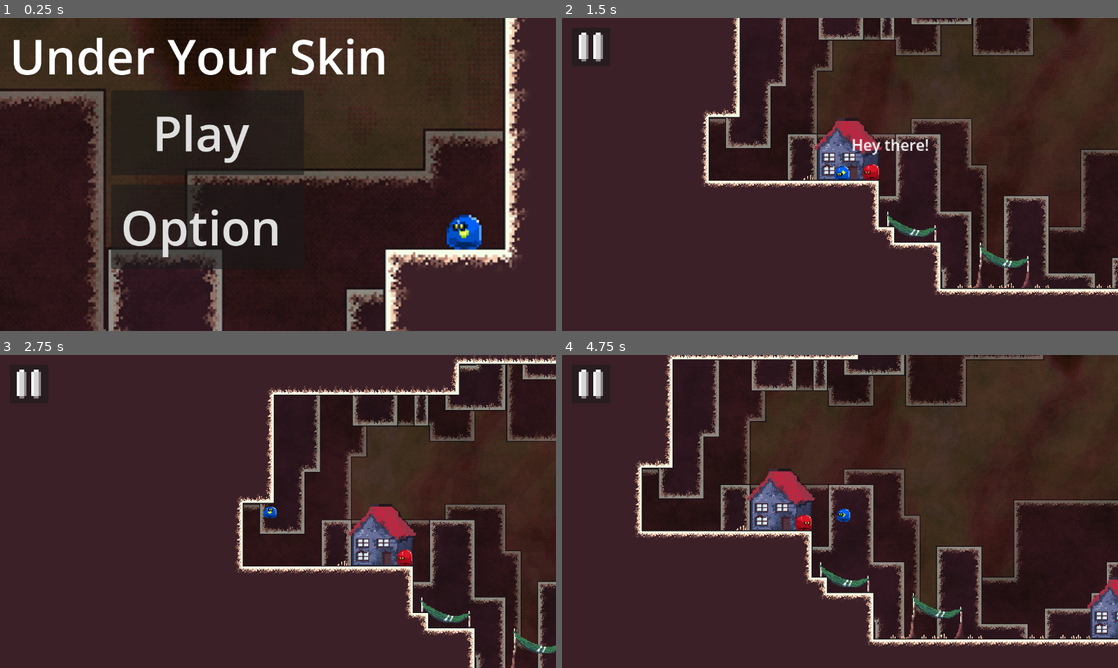
Above: before the commit, frames 1-4 (two rows, left to right).
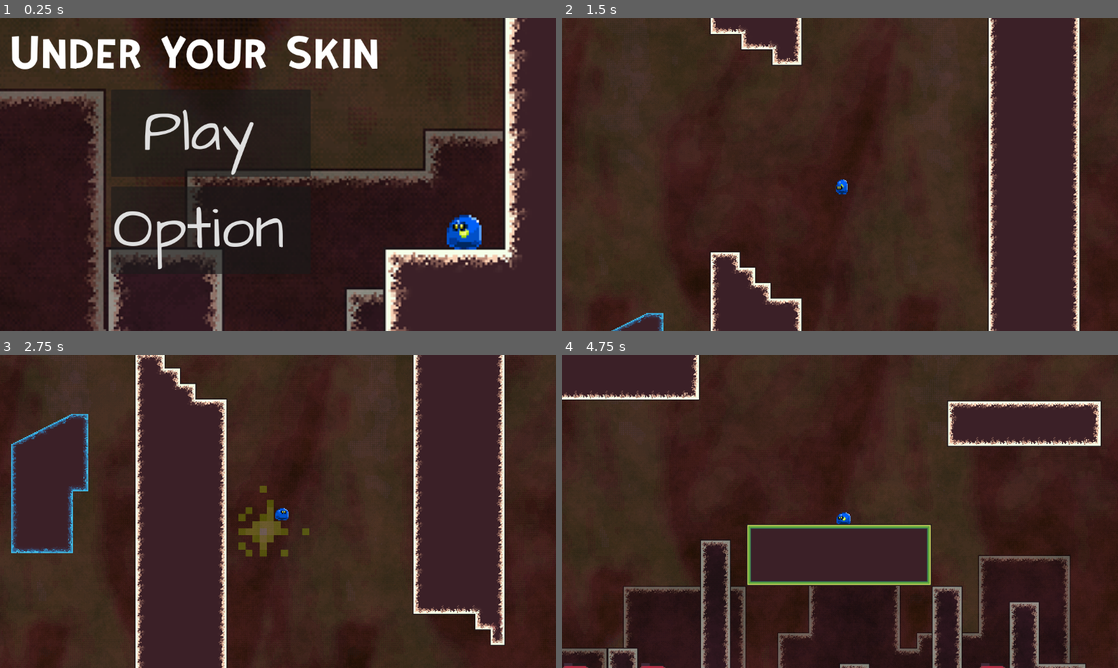
Above: after the commit, the same moments.

Repository: 2026-Hackathon/UnderYourSkin
Game: Godot game, scene res://Scenes/MainMenu.tscn
Same seed, same stepped clock (60 frames per second), same inputs: the game is played once before the commit and once after it. Before the commit the project starts from res://Scenes/tempmenu.tscn.
Inputs (mouse positions are in pixels of both pictures, inside the frame that each line leads up to):
- Up to frame 1 (0.25 s): no input
- Up to frame 2 (1.5 s): click "Play" at 0.5 s; move the mouse to (962, 158) at 1.27 s; click (962, 158) at 1.42 s
- Up to frame 3 (2.75 s): drag from (166, 527) to (250, 574) at 2.02 s
- Up to frame 4 (4.75 s): move the mouse to (895, 442) at 2.77 s; click (895, 442) at 2.92 s; drag from (812, 574) to (673, 464) at 3.52 s; move the mouse to (1006, 558) at 4.27 s; click (1006, 558) at 4.42 s

The runs differ from the first frame. In frame 1, 7.1% of the frame differs, in the area x 2-70%, y 5-82%; in frame 2, 21%; in frame 3, 20%; in frame 4, 26%, in the area x 0-100%, y 0-100%.

Commit message:
fonts + ui
fonts and back button

Diff:
--- a/under-your-skin/Scenes/tempmenu.tscn
+++ b/under-your-skin/Scenes/MainMenu.tscn
@@ -1,7 +1,12 @@
 [gd_scene format=3 uid="uid://fivajboqxxo7"]
 
-[ext_resource type="Script" uid="uid://d5svlyrqymyl" path="res://Scripts/tempmenu.gd" id="1_j1yrb"]
-[ext_resource type="Texture2D" uid="uid://k7pek1tap2rd" path="res://Sprites/Menu/menubg playerstaringwistfully full.png" id="2_j1yrb"]
+[ext_resource type="Script" uid="uid://d5svlyrqymyl" path="res://Scripts/tempmenu.gd" id="1_8saeu"]
+[ext_resource type="Texture2D" uid="uid://k7pek1tap2rd" path="res://Sprites/Menu/menubg playerstaringwistfully full.png" id="2_ghw46"]
+[ext_resource type="FontFile" uid="uid://cixymyqw8o5em" path="res://Sprites/Fonts/KiriFont.otf" id="3_df05h"]
+[ext_resource type="FontFile" uid="uid://ctove3hqorgxy" path="res://Sprites/Fonts/ArchitectsDaughter.ttf" id="4_8um5k"]
+[ext_resource type="Texture2D" uid="uid://u1dlfds5hji6" path="res://Sprites/NPC/smallNPCbody.png" id="4_df05h"]
+[ext_resource type="Texture2D" uid="uid://bnnj8ygll7peo" path="res://Sprites/NPC/LargeNPCbody.png" id="5_8um5k"]
+[ext_resource type="Texture2D" uid="uid://clukj16ec7w5i" path="res://Sprites/Menu/BackRoundArrow.png" id="7_xim88"]
 
 [node name="Control" type="Control" unique_id=2073366076]
 layout_mode = 3
@@ -34,11 +39,12 @@
 offset_bottom = 40.0
 mouse_filter = 2
 theme_override_constants/margin_left = 20
-theme_override_constants/margin_top = 10
+theme_override_constants/margin_top = 45
 
 [node name="GameNameTxt" type="Label" parent="TitlePadding" unique_id=1955860956]
 layout_mode = 2
-theme_override_font_sizes/font_size = 100
+theme_override_fonts/font = ExtResource("3_df05h")
+theme_override_font_sizes/font_size = 70
 text = "Under Your Skin"
 
 [node name="MainMenu" type="CenterContainer" parent="." unique_id=1710377552]
@@ -51,7 +57,7 @@
 layout_mode = 2
 mouse_filter = 2
 theme_override_constants/margin_left = 230
-theme_override_constants/margin_top = 150
+theme_override_constants/margin_top = 148
 
 [node name="MainMenuList" type="VBoxContainer" parent="MainMenu/MainMenuPadding" unique_id=255515792]
 custom_minimum_size = Vector2(100, 360)
@@ -62,12 +68,14 @@
 [node name="PlayButton" type="Button" parent="MainMenu/MainMenuPadding/MainMenuList" unique_id=1151890302]
 custom_minimum_size = Vector2(400, 175)
 layout_mode = 2
+theme_override_fonts/font = ExtResource("4_8um5k")
 theme_override_font_sizes/font_size = 100
 text = "Play "
 
 [node name="OptionButton" type="Button" parent="MainMenu/MainMenuPadding/MainMenuList" unique_id=1999114720]
 custom_minimum_size = Vector2(400, 175)
 layout_mode = 2
+theme_override_fonts/font = ExtResource("4_8um5k")
 theme_override_font_sizes/font_size = 100
 text = "Option "
 
@@ -80,7 +88,7 @@
 [node name="OptionMenuPadding" type="MarginContainer" parent="OptionMenu" unique_id=1002535357]
 layout_mode = 2
 mouse_filter = 2
-theme_override_constants/margin_left = 150
+theme_override_constants/margin_left = 230
 theme_override_constants/margin_top = 150
 
 [node name="OptionList" type="VBoxContainer" parent="OptionMenu/OptionMenuPadding" unique_id=1181670064]
@@ -91,6 +99,7 @@
 
 [node name="MovementControlButton" type="Button" parent="OptionMenu/OptionMenuPadding/OptionList" unique_id=846897533]
 layout_mode = 2
+theme_override_fonts/font = ExtResource("4_8um5k")
 theme_override_font_sizes/font_size = 55
 text = "Movement Control:
 Drag Back"
@@ -103,34 +112,58 @@
 
 [node name="ZoomTxt" type="Label" parent="OptionMenu/OptionMenuPadding/OptionList/ZoomControlContainer" unique_id=459809340]
 layout_mode = 2
+theme_override_fonts/font = ExtResource("4_8um5k")
 theme_override_font_sizes/font_size = 55
 text = "Camera Zoom"
 
 [node name="Zoom Slider" type="HSlider" parent="OptionMenu/OptionMenuPadding/OptionList/ZoomControlContainer" unique_id=1101152721]
 layout_mode = 2
+theme_override_icons/grabber = ExtResource("4_df05h")
+theme_override_icons/grabber_highlight = ExtResource("5_8um5k")
 value = 2.0
 
 [node name="BackButtonContainer" type="MarginContainer" parent="." unique_id=1413420514]
-custom_minimum_size = Vector2(200, 100)
+custom_minimum_size = Vector2(100, 100)
 layout_mode = 1
 anchors_preset = 2
 anchor_top = 1.0
 anchor_bottom = 1.0
-offset_top = -200.0
-offset_right = 873.0
+offset_top = -100.0
+offset_right = 100.0
 grow_vertical = 0
 mouse_filter = 2
-theme_override_constants/margin_left = 20
-theme_override_constants/margin_bottom = 20
+theme_override_constants/margin_left = 25
 
 [node name="BackButton" type="Button" parent="BackButtonContainer" unique_id=1085069793]
-custom_minimum_size = Vector2(200, 100)
+custom_minimum_size = Vector2(140, 140)
 layout_mode = 2
 size_flags_horizontal = 0
 size_flags_vertical = 4
 theme_override_font_sizes/font_size = 60
-text = "Back
+text = "
+
 "
+
+[node name="MarginContainer" type="MarginContainer" parent="BackButtonContainer/BackButton" unique_id=1568685567]
+custom_minimum_size = Vector2(160, 160)
+layout_mode = 1
+anchors_preset = 8
+anchor_left = 0.5
+anchor_top = 0.5
+anchor_right = 0.5
+anchor_bottom = 0.5
+offset_left = -80.0
+offset_top = -80.0
+offset_right = 80.0
+offset_bottom = 80.0
+grow_horizontal = 2
+grow_vertical = 2
+theme_override_constants/margin_left = 0
+
+[node name="BackButtonSprite" type="Sprite2D" parent="BackButtonContainer/BackButton/MarginContainer" unique_id=1431441860]
+position = Vector2(77, 89.99999)
+scale = Vector2(5, 5)
+texture = ExtResource("7_xim88")
 
 [connection signal="pressed" from="MainMenu/MainMenuPadding/MainMenuList/PlayButton" to="." method="_on_playbutton_pressed"]
 [connection signal="pressed" from="MainMenu/MainMenuPadding/MainMenuList/OptionButton" to="." method="_on_option_button_pressed"]
--- a/under-your-skin/Scripts/tempmenu.gd
+++ b/under-your-skin/Scripts/tempmenu.gd
@@ -15,7 +15,7 @@
 
 func _on_playbutton_pressed() -> void:
 	#play button opens level scene
-	get_tree().change_scene_to_file("res://Scenes/TempScene.tscn")
+	get_tree().change_scene_to_file("res://Scenes/GameLevel.tscn")
 
 
 func _on_option_button_pressed() -> void:
Not shown: 2 places in under-your-skin/Scenes/MainMenu.tscn that only renumber resources
Binary file added: under-your-skin/Sprites/Fonts/ArchitectsDaughter.ttf
Not shown, added: under-your-skin/Sprites/Fonts/ArchitectsDaughter.ttf.import
Binary file added: under-your-skin/Sprites/Fonts/KiriFont.otf
Not shown, added: under-your-skin/Sprites/Fonts/KiriFont.otf.import
Binary file added: under-your-skin/Sprites/Menu/BackRoundArrow.png
Not shown, added: under-your-skin/Sprites/Menu/BackRoundArrow.png.import
Binary file added: under-your-skin/Sprites/NPC/LargeNPCbody.png
Not shown, added: under-your-skin/Sprites/NPC/LargeNPCbody.png.import
Binary file added: under-your-skin/Sprites/NPC/smallNPCbody.png
Not shown, added: under-your-skin/Sprites/NPC/smallNPCbody.png.import
